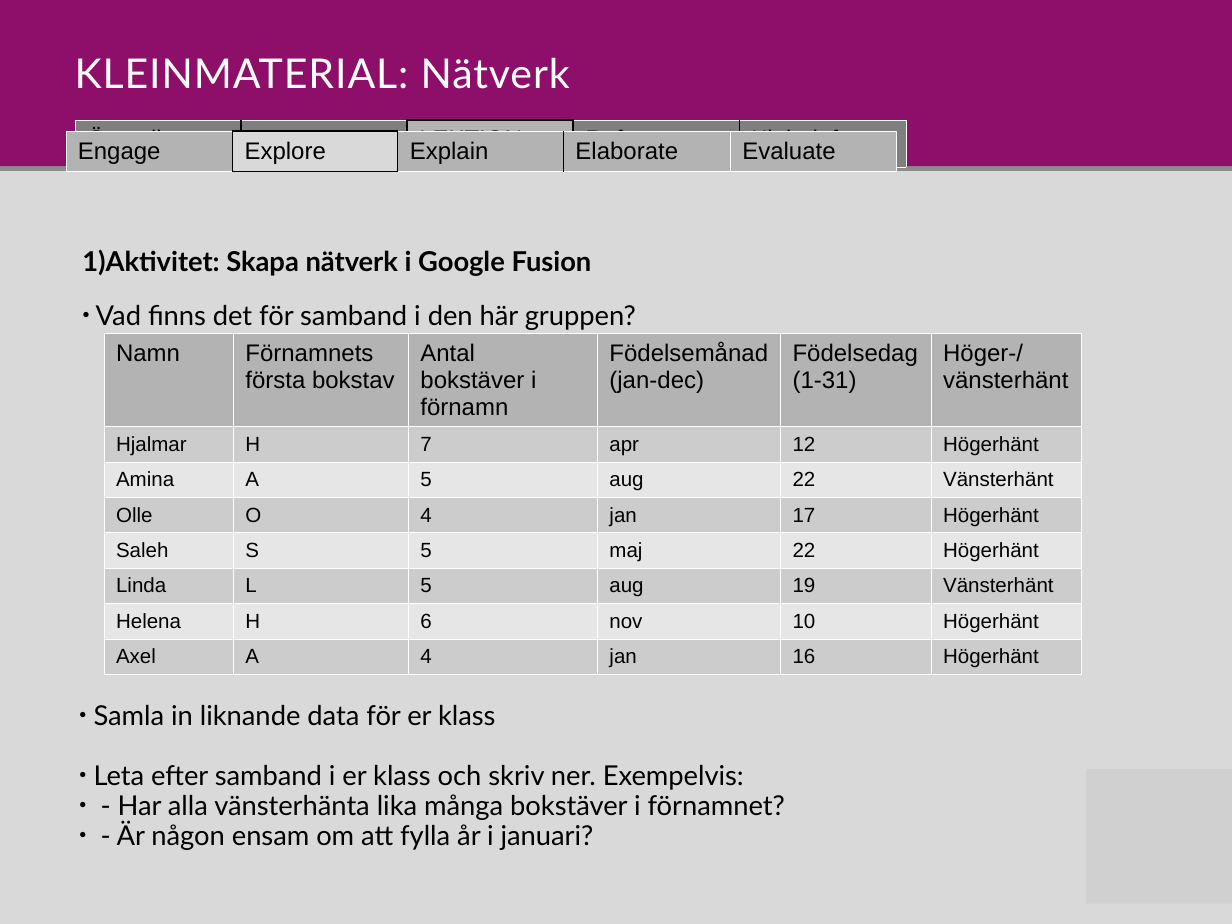
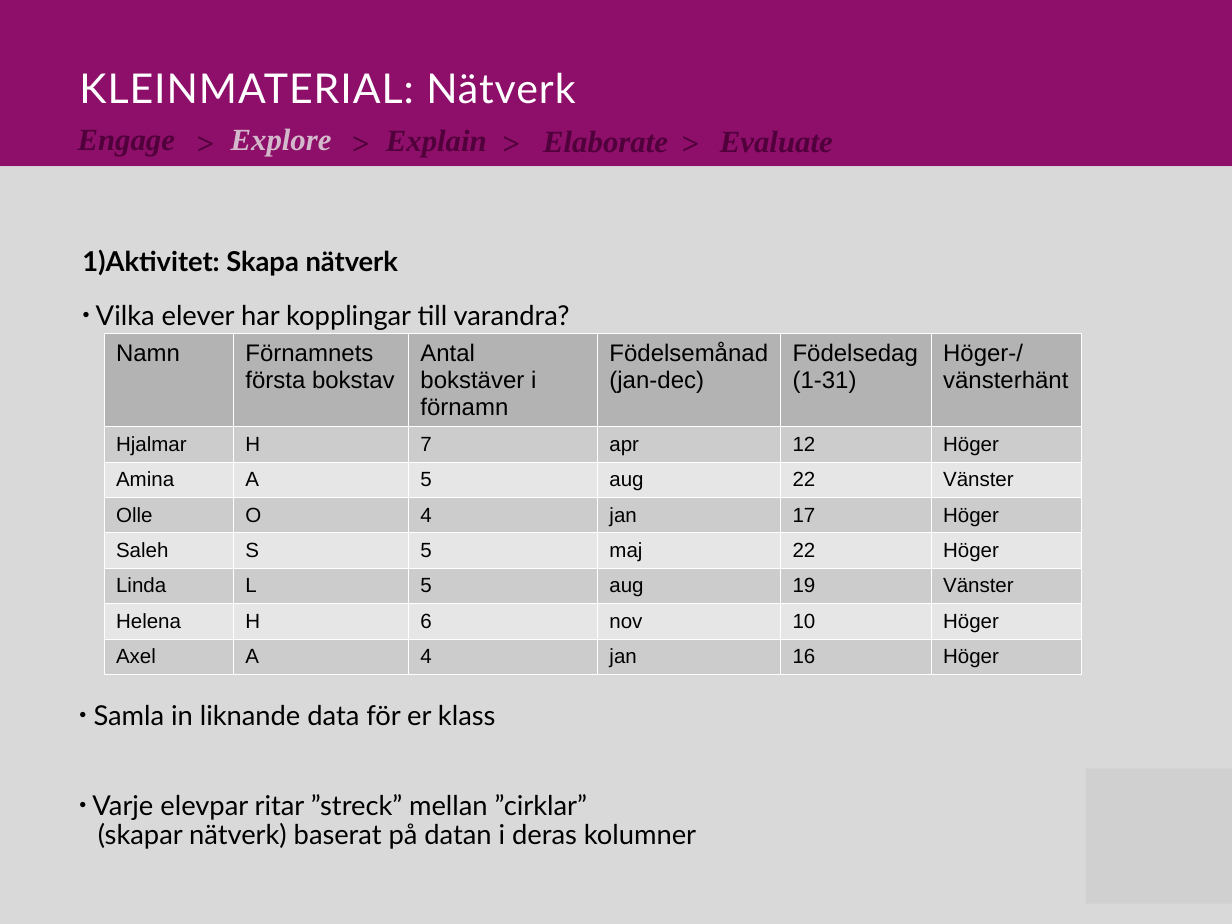
Before and after one commit to Niwsters/teaching-materials-thesis, a slide deck: slide 5 of revisions/2017-nätverk/material_nätverk_revision.pptx. Drawn at 1232x924 pixels with LibreOffice and Linux fonts; fonts in the diff are those of the drawing; grey boxes stand for pictures. Boxes give left, top, right and bottom in pixels: in the first picture for what was removed or moved away, otherwise in the second. Text is boxed around its words. In the diff, an @@ line names an element or a change of style, - is before the commit and + after.

```diff
--- a/revisions/2017-nätverk/material_nätverk_revision.pptx
+++ b/revisions/2017-nätverk/material_nätverk_revision.pptx
@@ text "KLEINMATERIAL: Nätverk" moved from (x1=75, y1=57, x2=570, y2=89) to (x1=79, y1=72, x2=575, y2=104) @@
@@ table removed at (x1=65, y1=131, x2=894, y2=171), 1 rows, 5 columns @@
-Engage | Explore | Explain | Elaborate | Evaluate
@@ table removed at (x1=75, y1=120, x2=907, y2=166), 1 rows, 5 columns @@
-Översikt | Moment | LEKTION | Referenser | Klein-info
@@ text added at (x1=196, y1=123, x2=230, y2=154), 18 pt, text #50003A, bold, italic @@
+>
@@ text added at (x1=231, y1=128, x2=332, y2=157), 18 pt, text #D3B9CB, bold, italic @@
+Explore
@@ text added at (x1=351, y1=123, x2=386, y2=154), 18 pt, text #50003A, bold, italic @@
+>
@@ text added at (x1=501, y1=123, x2=536, y2=154), 18 pt, text #50003A, bold, italic @@
+>
@@ text added at (x1=681, y1=123, x2=716, y2=154), 18 pt, text #50003A, bold, italic @@
+>
@@ freeform shape resized from (x1=0, y1=171, x2=1232, y2=924) to (x1=0, y1=166, x2=1232, y2=924) @@
@@ freeform shape removed at (x1=0, y1=166, x2=1232, y2=924) @@
@@ text at (x1=82, y1=249, x2=398, y2=276): text changed @@
-1) Aktivitet: Skapa nätverk i Google Fusion
+1) Aktivitet: Skapa nätverk
@@ text removed at (x1=96, y1=305, x2=636, y2=330) @@
-● Vad finns det för samband i den här gruppen?
@@ text added at (x1=96, y1=305, x2=570, y2=330), 16 pt, text #000000 @@
+● Vilka elever har kopplingar till varandra?
@@ table at (x1=103, y1=334, x2=1080, y2=674) @@
-row 2, column 6: Högerhänt
+row 2, column 6: Höger
-row 3, column 6: Vänsterhänt
+row 3, column 6: Vänster
-row 4, column 6: Högerhänt
+row 4, column 6: Höger
-row 5, column 6: Högerhänt
+row 5, column 6: Höger
-row 6, column 6: Vänsterhänt
+row 6, column 6: Vänster
-row 7, column 6: Högerhänt
+row 7, column 6: Höger
-row 8, column 6: Högerhänt
+row 8, column 6: Höger
@@ text at (x1=92, y1=794, x2=696, y2=849): text changed @@
-● Leta efter samband i er klass och skriv ner. Exempelvis:
-● - Har alla vänsterhänta lika många bokstäver i förnamnet?
-● - Är någon ensam om att fylla år i januari?
+● Varje elevpar ritar ”streck” mellan ”cirklar”
+  (skapar nätverk) baserat på datan i deras kolumner
```
Also in this commit, not shown: 9 other slides changed, 2 other files.
